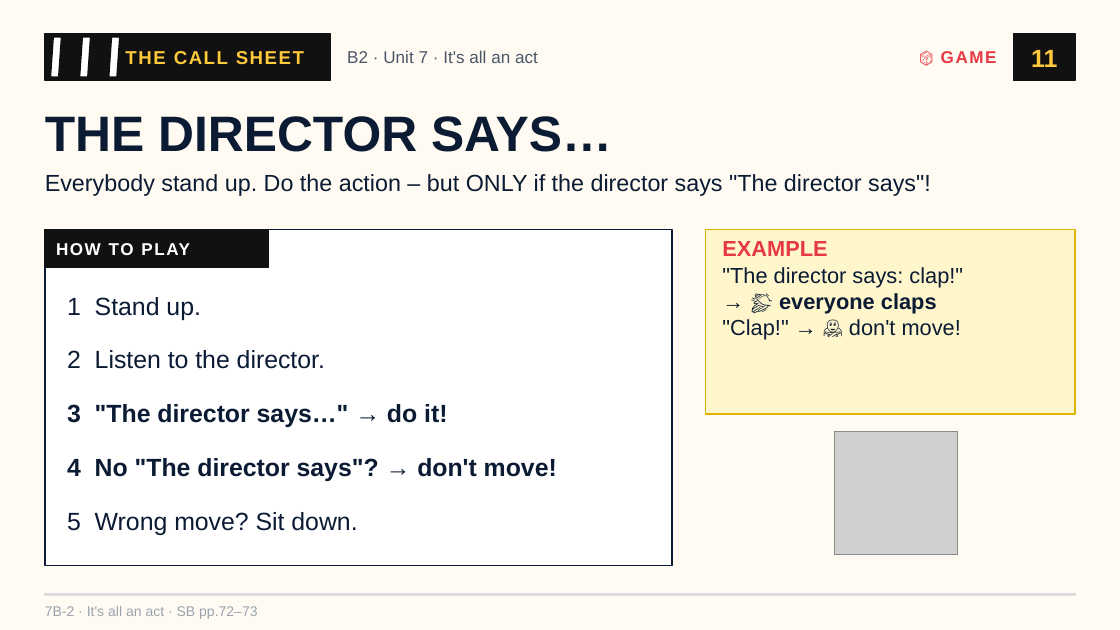
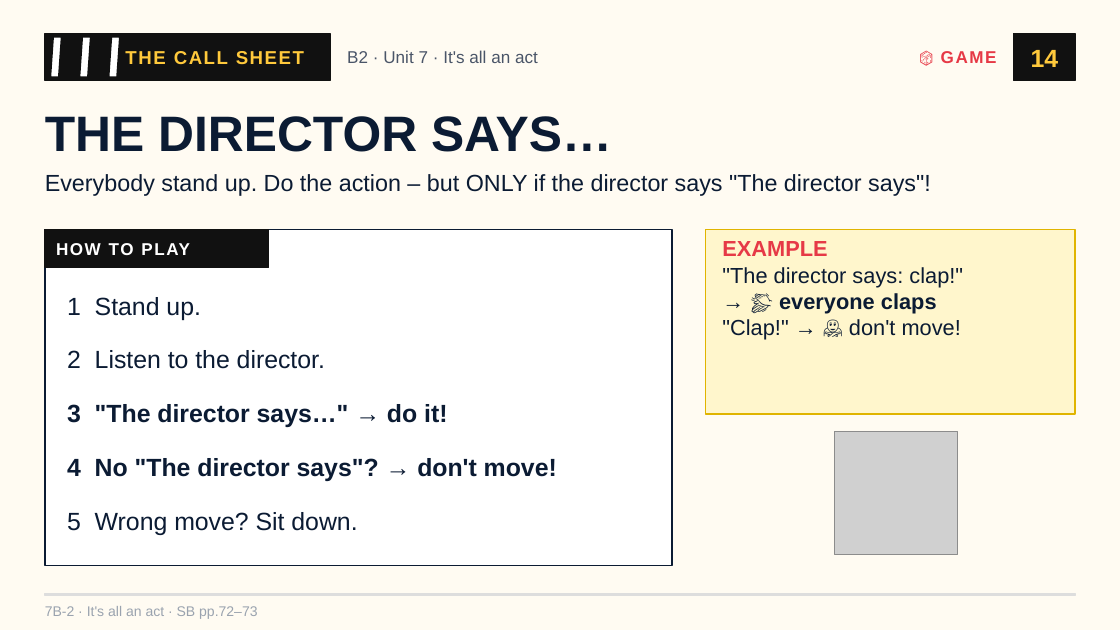
Before and after one commit to londonlanguageschool/Bagheria-, a slide deck: slide 14 of materials/B2/B2_7B-2_Its_all_an_act.pptx (slide 11 before the commit). Drawn at 1120x630 pixels with LibreOffice and Linux fonts; fonts in the diff are those of the drawing; grey boxes stand for pictures. Boxes give left, top, right and bottom in pixels: in the first picture for what was removed or moved away, otherwise in the second. Text is boxed around its words. In the diff, an @@ line names an element or a change of style, - is before the commit and + after.

```diff
--- a/materials/B2/B2_7B-2_Its_all_an_act.pptx
+++ b/materials/B2/B2_7B-2_Its_all_an_act.pptx
@@ text at <box>1031,50,1059,67</box>: text changed @@
-11
+14
```
Also in this commit, not shown: 15 other slides changed, 3 slides added, 27 other files.
